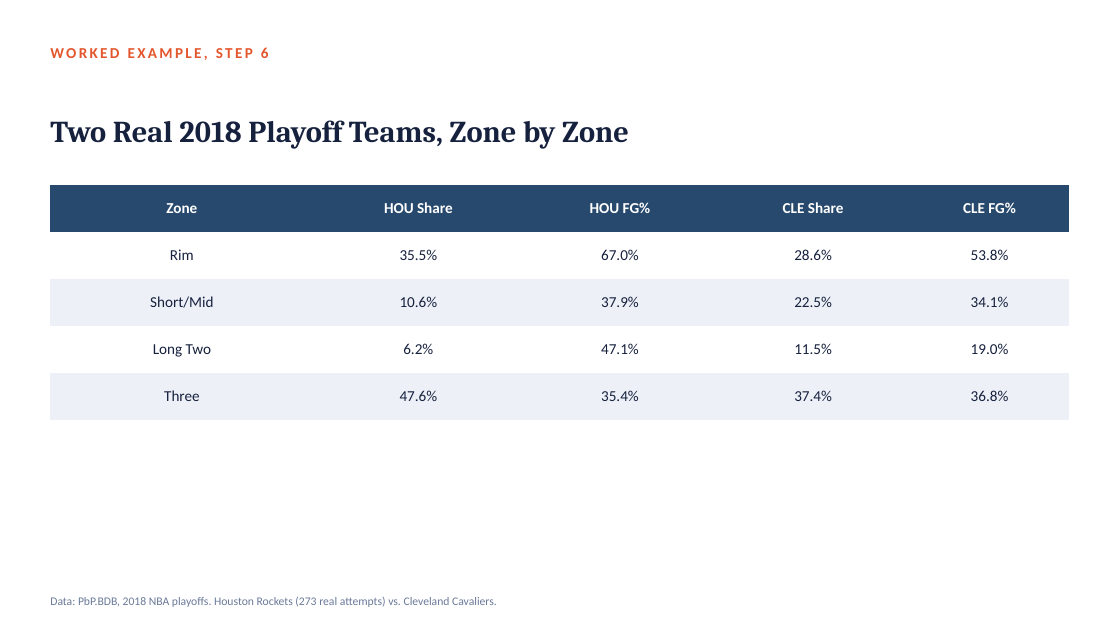
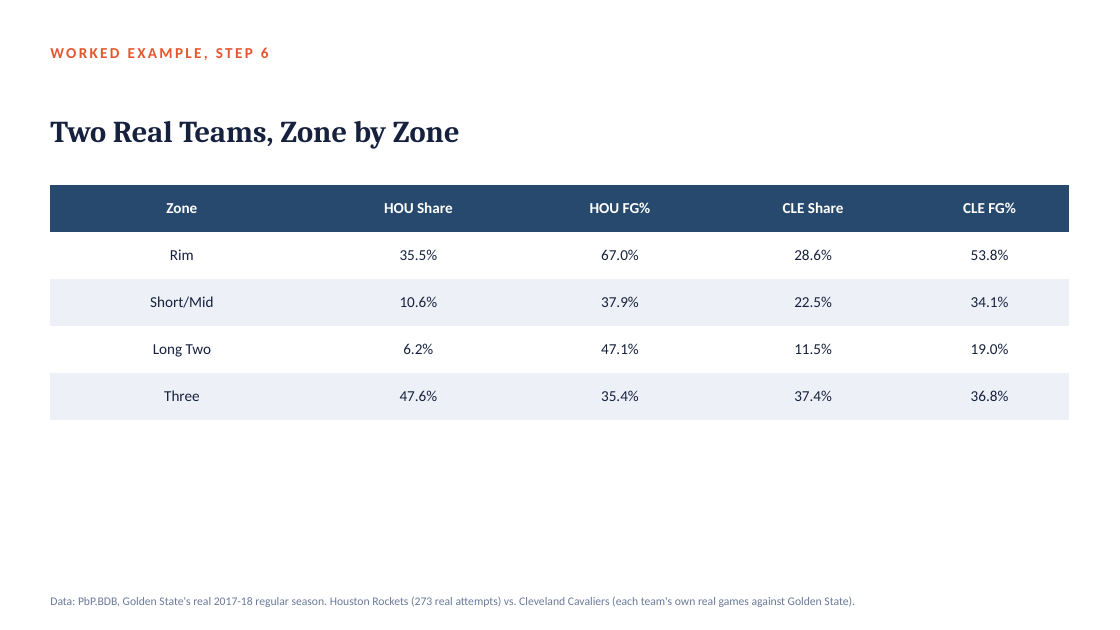
Before and after one commit to fmurital/Teaching-Curriculum, a slide deck: slide 28 of Sports-Analytics-Undergraduate/04_Shot_Charts_and_Spatial_Data/Lecture_Slides/Module04_Shot_Charts_and_Spatial_Data.pptx. Drawn at 1120x630 pixels with LibreOffice and Linux fonts; fonts in the diff are those of the drawing. Boxes give left, top, right and bottom in pixels: in the first picture for what was removed or moved away, otherwise in the second. Text is boxed around its words. In the diff, an @@ line names an element or a change of style, - is before the commit and + after.

```diff
--- a/Sports-Analytics-Undergraduate/04_Shot_Charts_and_Spatial_Data/Lecture_Slides/Module04_Shot_Charts_and_Spatial_Data.pptx
+++ b/Sports-Analytics-Undergraduate/04_Shot_Charts_and_Spatial_Data/Lecture_Slides/Module04_Shot_Charts_and_Spatial_Data.pptx
@@ text at (50, 121, 460, 148): text changed @@
-Two Real 2018 Playoff Teams, Zone by Zone
+Two Real Teams, Zone by Zone
@@ text at (50, 596, 855, 607): text changed @@
-Data: PbP.BDB, 2018 NBA playoffs. Houston Rockets (273 real attempts) vs. Cleveland Cavaliers.
+Data: PbP.BDB, Golden State's real 2017-18 regular season. Houston Rockets (273 real attempts) vs. Cleveland Cavaliers (each team's own real games against Golden State).
```
Also in this commit, not shown: 18 other slides changed, 7 other files.
